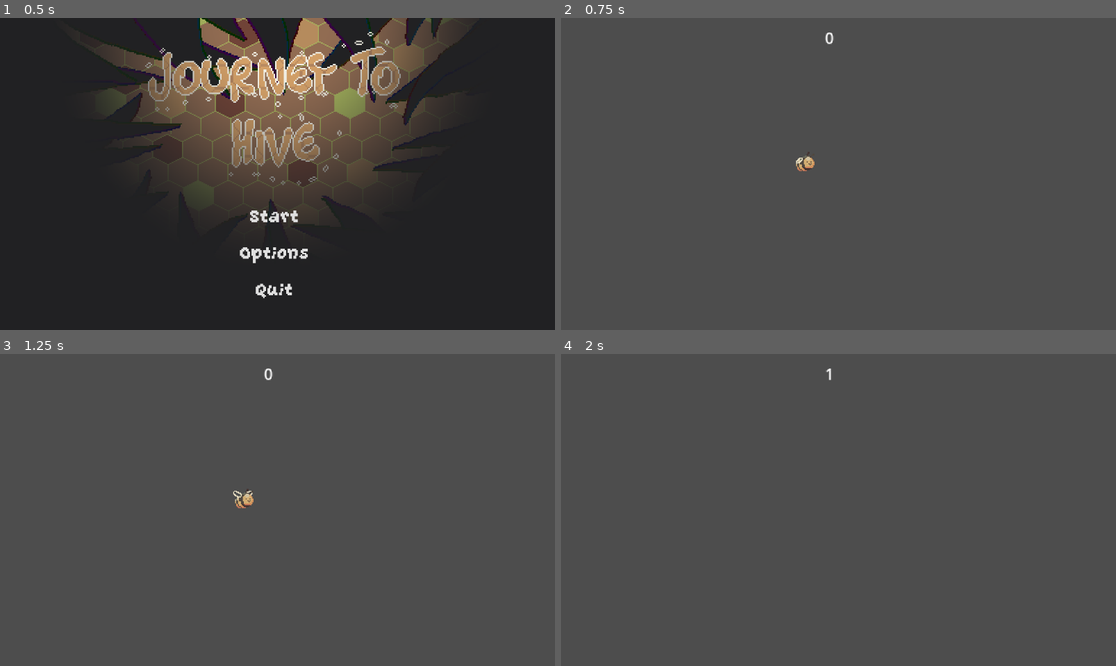
Above: before the commit, frames 1-4 (two rows, left to right).
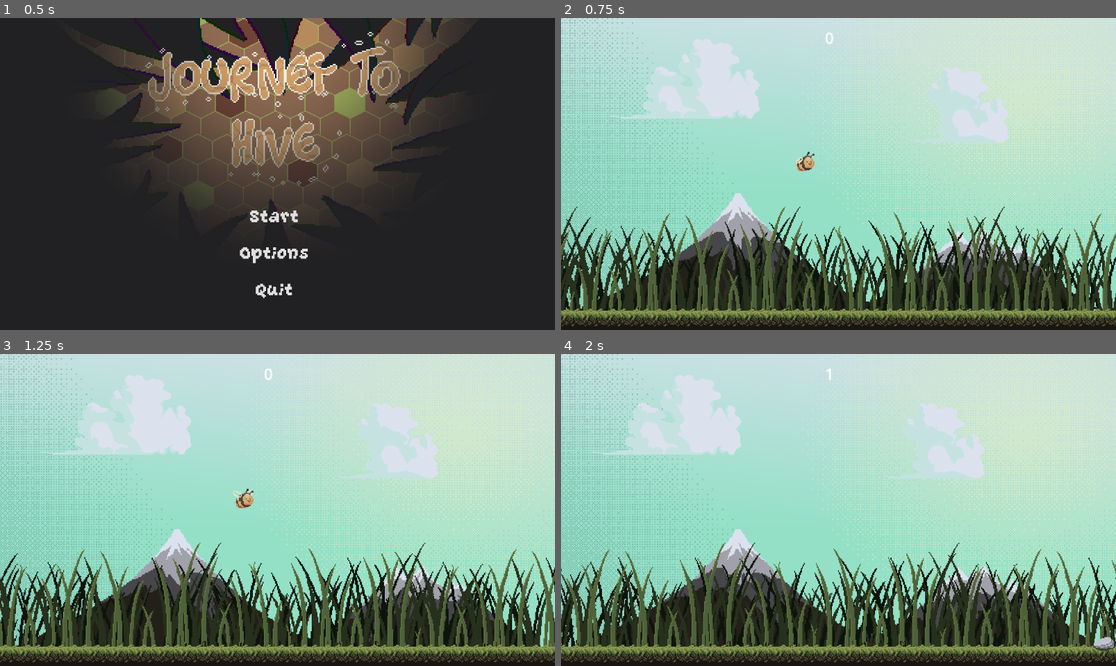
Above: after the commit, the same moments.

Repository: BerkaySzn/Flappy-Bird-v2.0
Game: Godot game, scene res://Scenes/menu/main_menu.tscn
The game is run twice, just before and just after one commit, with the same random seed, the same clock (stepped at 60 frames per second) and the same inputs.
Inputs:
- Up to frame 1 (0.5 s): no input
- Up to frame 2 (0.75 s): click "Start" at 0.5 s
- Up to frame 3 (1.25 s): no input
- Up to frame 4 (2 s): hold W (Up) from 1.28 s (still down)

Frame 1 is identical in both runs. In frame 2, 95% of the frame differs, in the area x 0-100%, y 0-100%; in frame 3, 95%; in frame 4, 95%.
Error in both runs: Invalid access to property or key 'health' on a base object of type 'CharacterBody2D (player.gd)'. (res://killzone.gd:9)

Commit message:
Background Added

Diff:
--- /dev/null
+++ b/Scenes/env_objects/flower_1.tscn
@@ -0,0 +1,8 @@
+[gd_scene load_steps=3 format=3 uid="uid://c1d061pk6vxqs"]
+
+[ext_resource type="Texture2D" uid="uid://cuc4084bes02d" path="res://Assets/Sprite/Background/World Background/Flower1.png" id="1_xxvjc"]
+[ext_resource type="Script" path="res://Scripts/world/env_obj_movement.gd" id="2_ymkhj"]
+
+[node name="flower_1" type="Sprite2D"]
+texture = ExtResource("1_xxvjc")
+script = ExtResource("2_ymkhj")
--- /dev/null
+++ b/Scenes/env_objects/flower_2.tscn
@@ -0,0 +1,8 @@
+[gd_scene load_steps=3 format=3 uid="uid://bby82libuwacw"]
+
+[ext_resource type="Texture2D" uid="uid://b2j28tjnbnnw4" path="res://Assets/Sprite/Background/World Background/Flower2.png" id="1_k66sm"]
+[ext_resource type="Script" path="res://Scripts/world/env_obj_movement.gd" id="2_othe7"]
+
+[node name="flower_2" type="Sprite2D"]
+texture = ExtResource("1_k66sm")
+script = ExtResource("2_othe7")
--- /dev/null
+++ b/Scenes/env_objects/rock_1.tscn
@@ -0,0 +1,8 @@
+[gd_scene load_steps=3 format=3 uid="uid://bb2whbvmxqw1y"]
+
+[ext_resource type="Texture2D" uid="uid://c00xgr4cmfwbt" path="res://Assets/Sprite/Background/World Background/Rock1.png" id="1_lnfp7"]
+[ext_resource type="Script" path="res://Scripts/world/env_obj_movement.gd" id="2_8w78n"]
+
+[node name="rock_1" type="Sprite2D"]
+texture = ExtResource("1_lnfp7")
+script = ExtResource("2_8w78n")
--- /dev/null
+++ b/Scenes/env_objects/rock_2.tscn
@@ -0,0 +1,8 @@
+[gd_scene load_steps=3 format=3 uid="uid://b3ayng6aqo74x"]
+
+[ext_resource type="Texture2D" uid="uid://cqb8tiavk8kab" path="res://Assets/Sprite/Background/World Background/Rock2.png" id="1_yu5oe"]
+[ext_resource type="Script" path="res://Scripts/world/env_obj_movement.gd" id="2_y5ikk"]
+
+[node name="rock_2" type="Sprite2D"]
+texture = ExtResource("1_yu5oe")
+script = ExtResource("2_y5ikk")
--- /dev/null
+++ b/Scenes/env_objects/rock_3.tscn
@@ -0,0 +1,8 @@
+[gd_scene load_steps=3 format=3 uid="uid://5kj5j0nsvtf5"]
+
+[ext_resource type="Texture2D" uid="uid://d02v7dm0o2ham" path="res://Assets/Sprite/Background/World Background/Rock3.png" id="1_fe1x0"]
+[ext_resource type="Script" path="res://Scripts/world/env_obj_movement.gd" id="2_t7tnh"]
+
+[node name="rock_3" type="Sprite2D"]
+texture = ExtResource("1_fe1x0")
+script = ExtResource("2_t7tnh")
--- a/Scenes/world/world.tscn
+++ b/Scenes/world/world.tscn
@@ -13,6 +13,26 @@
 [ext_resource type="PackedScene" uid="uid://b8v5sapqdf2oh" path="res://Scenes/walls/spiderup.tscn" id="8_2v2vy"]
 [ext_resource type="PackedScene" uid="uid://de46wyk3bxy26" path="res://Scenes/walls/littleup.tscn" id="9_gwltc"]
 [ext_resource type="PackedScene" uid="uid://cd1ss1t6j5dms" path="res://Scenes/walls/littledown.tscn" id="10_cv0gm"]
+[ext_resource type="Texture2D" uid="uid://k7vrik6qnxjm" path="res://Assets/Sprite/Background/World Background/sky.png" id="14_3ogqv"]
+[ext_resource type="Texture2D" uid="uid://crf41nv5jqhm" path="res://Assets/Sprite/Background/World Background/Ground.png" id="14_co8tq"]
+[ext_resource type="Script" path="res://Scripts/world/GrassBg2.gd" id="14_dbylw"]
+[ext_resource type="Texture2D" uid="uid://04rs0p8mkoo" path="res://Assets/Sprite/Background/World Background/Mountain1.png" id="14_jnxmh"]
+[ext_resource type="Script" path="res://Scripts/world/Ground.gd" id="14_v2452"]
+[ext_resource type="Script" path="res://Scripts/world/GrassBg1.gd" id="14_xafin"]
+[ext_resource type="Texture2D" uid="uid://1plouh8hdh8x" path="res://Assets/Sprite/Background/World Background/grass-bg3.png" id="15_lglvv"]
+[ext_resource type="Texture2D" uid="uid://b0g587a068m2r" path="res://Assets/Sprite/Background/World Background/Mountain2.png" id="15_w2aej"]
+[ext_resource type="Texture2D" uid="uid://g7merxvjxra5" path="res://Assets/Sprite/Background/World Background/grass-bg2.png" id="15_w86my"]
+[ext_resource type="Script" path="res://Scripts/world/Cloud1.gd" id="16_nttxl"]
+[ext_resource type="Script" path="res://Scripts/world/env_object_spawner.gd" id="16_rmjqr"]
+[ext_resource type="Script" path="res://Scripts/world/Cloud2.gd" id="16_sstdg"]
+[ext_resource type="PackedScene" uid="uid://c1d061pk6vxqs" path="res://Scenes/env_objects/flower_1.tscn" id="17_p4g62"]
+[ext_resource type="Texture2D" uid="uid://cyhmsr3yrdmc8" path="res://Assets/Sprite/Background/World Background/Cloud1.png" id="17_r8r2i"]
+[ext_resource type="Texture2D" uid="uid://rssqv5fv07ai" path="res://Assets/Sprite/Background/World Background/Cloud2.png" id="17_xsxul"]
+[ext_resource type="PackedScene" uid="uid://bby82libuwacw" path="res://Scenes/env_objects/flower_2.tscn" id="18_jx51c"]
+[ext_resource type="PackedScene" uid="uid://bb2whbvmxqw1y" path="res://Scenes/env_objects/rock_1.tscn" id="19_ryibq"]
+[ext_resource type="PackedScene" uid="uid://b3ayng6aqo74x" path="res://Scenes/env_objects/rock_2.tscn" id="20_qy5yd"]
+[ext_resource type="PackedScene" uid="uid://5kj5j0nsvtf5" path="res://Scenes/env_objects/rock_3.tscn" id="21_aqp0v"]
+[ext_resource type="Texture2D" uid="uid://cjg1njrgierw" path="res://Assets/Sprite/Background/World Background/grass-bg1.png" id="22_6yk40"]
 
 [sub_resource type="RectangleShape2D" id="RectangleShape2D_1q5dx"]
 size = Vector2(663, 20)
@@ -60,3 +80,116 @@
 [node name="Score" parent="." instance=ExtResource("6_l620p")]
 top_level = true
 metadata/_edit_group_ = true
+
+[node name="Sky" type="ParallaxBackground" parent="."]
+
+[node name="ParallaxLayer" type="ParallaxLayer" parent="Sky"]
+
+[node name="Sky2" type="Sprite2D" parent="Sky/ParallaxLayer"]
+position = Vector2(522, 458)
+scale = Vector2(1.3, 1.3)
+texture = ExtResource("14_3ogqv")
+metadata/_edit_lock_ = true
+
+[node name="Mountains" type="ParallaxBackground" parent="."]
+
+[node name="ParallaxLayer" type="ParallaxLayer" parent="Mountains"]
+
+[node name="Mountain1" type="Sprite2D" parent="Mountains/ParallaxLayer"]
+position = Vector2(411.25, 542.75)
+scale = Vector2(1.08055, 1.21028)
+texture = ExtResource("14_jnxmh")
+
+[node name="Mountain2" type="Sprite2D" parent="Mountains/ParallaxLayer"]
+position = Vector2(673, 561.75)
+scale = Vector2(1.15, 1.25342)
+texture = ExtResource("15_w2aej")
+
+[node name="Cloud2" type="ParallaxBackground" parent="."]
+script = ExtResource("16_sstdg")
+
+[node name="ParallaxLayer" type="ParallaxLayer" parent="Cloud2"]
+motion_mirroring = Vector2(710, 0)
+
+[node name="Cloud2" type="Sprite2D" parent="Cloud2/ParallaxLayer"]
+position = Vector2(652, 386)
+texture = ExtResource("17_xsxul")
+
+[node name="Cloud1" type="ParallaxBackground" parent="."]
+script = ExtResource("16_nttxl")
+
+[node name="ParallaxLayer" type="ParallaxLayer" parent="Cloud1"]
+motion_mirroring = Vector2(800, 0)
+
+[node name="Cloud1" type="Sprite2D" parent="Cloud1/ParallaxLayer"]
+position = Vector2(367, 359)
+texture = ExtResource("17_r8r2i")
+
+[node name="GrassBg2" type="ParallaxBackground" parent="."]
+script = ExtResource("14_dbylw")
+
+[node name="ParallaxLayer" type="ParallaxLayer" parent="GrassBg2"]
+motion_mirroring = Vector2(819, 0)
+
+[node name="Grass-bg3" type="Sprite2D" parent="GrassBg2/ParallaxLayer"]
+position = Vector2(205, 552.5)
+scale = Vector2(1, 0.9)
+texture = ExtResource("15_lglvv")
+
+[node name="Grass-bg4" type="Sprite2D" parent="GrassBg2/ParallaxLayer"]
+position = Vector2(615.27, 552.5)
+scale = Vector2(1, 0.9)
+texture = ExtResource("15_lglvv")
+
+[node name="GrassBg1" type="ParallaxBackground" parent="."]
+script = ExtResource("14_xafin")
+
+[node name="ParallaxLayer" type="ParallaxLayer" parent="GrassBg1"]
+motion_mirroring = Vector2(897, 0)
+
+[node name="Grass-bg2" type="Sprite2D" parent="GrassBg1/ParallaxLayer"]
+position = Vector2(229, 547)
+scale = Vector2(1, 0.948276)
+texture = ExtResource("15_w86my")
+
+[node name="Grass-bg3" type="Sprite2D" parent="GrassBg1/ParallaxLayer"]
+position = Vector2(672, 547)
+scale = Vector2(1, 0.948)
+texture = ExtResource("15_w86my")
+
+[node name="env_object_spawner" type="Node2D" parent="."]
+script = ExtResource("16_rmjqr")
+flower1_scene = ExtResource("17_p4g62")
+flower2_scene = ExtResource("18_jx51c")
+rock1_scene = ExtResource("19_ryibq")
+rock2_scene = ExtResource("20_qy5yd")
+rock3_scene = ExtResource("21_aqp0v")
+
+[node name="SpawnTimer" type="Timer" parent="env_object_spawner"]
+
+[node name="Ground" type="ParallaxBackground" parent="."]
+script = ExtResource("14_v2452")
+
+[node name="ground_grass" type="ParallaxLayer" parent="Ground"]
+motion_mirroring = Vector2(896, 0)
+
+[node name="Grass-bg1" type="Sprite2D" parent="Ground/ground_grass"]
+position = Vector2(224, 552)
+texture = ExtResource("22_6yk40")
+
+[node name="Grass-bg2" type="Sprite2D" parent="Ground/ground_grass"]
+position = Vector2(672, 552)
+texture = ExtResource("22_6yk40")
+
+[node name="ground" type="ParallaxLayer" parent="Ground"]
+motion_mirroring = Vector2(910, 0)
+
+[node name="GroundSprite" type="Sprite2D" parent="Ground/ground"]
+position = Vector2(229, 609)
+texture = ExtResource("14_co8tq")
+
+[node name="GroundSprite2" type="Sprite2D" parent="Ground/ground"]
+position = Vector2(684, 609)
+texture = ExtResource("14_co8tq")
+
+[connection signal="timeout" from="env_object_spawner/SpawnTimer" to="env_object_spawner" method="_on_spawn_timer_timeout"]
--- a/Scripts/player/player.gd
+++ b/Scripts/player/player.gd
@@ -12,7 +12,7 @@
 
 func _physics_process(delta):
 	var direction = Input.get_axis("Up", "Down")
-	print(direction)
+	#print(direction)
 	if direction:
 		velocity.y = direction * SPEED
 	else:
--- /dev/null
+++ b/Scripts/world/Cloud1.gd
@@ -0,0 +1,4 @@
+extends ParallaxBackground
+
+func _process(delta):
+	scroll_base_offset -= Vector2(30,0) * delta
--- /dev/null
+++ b/Scripts/world/Cloud2.gd
@@ -0,0 +1,4 @@
+extends ParallaxBackground
+
+func _process(delta):
+	scroll_base_offset -= Vector2(40,0) * delta
--- /dev/null
+++ b/Scripts/world/GrassBg1.gd
@@ -0,0 +1,4 @@
+extends ParallaxBackground
+
+func _process(delta):
+	scroll_base_offset -= Vector2(75,0) * delta
--- /dev/null
+++ b/Scripts/world/GrassBg2.gd
@@ -0,0 +1,4 @@
+extends ParallaxBackground
+
+func _process(delta):
+	scroll_base_offset -= Vector2(50,0) * delta
--- /dev/null
+++ b/Scripts/world/Ground.gd
@@ -0,0 +1,4 @@
+extends ParallaxBackground
+
+func _process(delta):
+	scroll_base_offset -= Vector2(100,0) * delta
--- /dev/null
+++ b/Scripts/world/env_obj_movement.gd
@@ -0,0 +1,8 @@
+extends Sprite2D
+
+@export var speed = 50
+
+func _process(delta):
+	position.x -= speed * delta
+	if position.x < 190:
+		queue_free()
--- /dev/null
+++ b/Scripts/world/env_object_spawner.gd
@@ -0,0 +1,34 @@
+extends Node2D
+
+@export var flower1_scene = PackedScene
+@export var flower2_scene = PackedScene
+@export var rock1_scene = PackedScene
+@export var rock2_scene = PackedScene
+@export var rock3_scene = PackedScene
+
+var object_list = []
+var random_scene: PackedScene
+
+var timer: Timer
+var time_check = true
+
+func _ready():
+	object_list = [flower1_scene, flower2_scene, rock1_scene, rock2_scene, rock3_scene]
+	timer = $SpawnTimer
+
+func _process(delta):
+	if time_check:
+		time_check = false
+		timer.wait_time = randi_range(1, 3)
+		timer.start()
+
+func _on_spawn_timer_timeout():
+	if !time_check:
+		time_check = true
+		random_scene = object_list[randi() % object_list.size()]
+
+		var instance = random_scene.instantiate()
+
+		# Set the position of the new instance to the specified location
+		instance.position = Vector2(820, 597)
+		add_child(instance)
Binary file added: Assets/Sprite/Background/World Background/Cloud1.png
Not shown, added: Assets/Sprite/Background/World Background/Cloud1.png.import
Binary file added: Assets/Sprite/Background/World Background/Cloud2.png
Not shown, added: Assets/Sprite/Background/World Background/Cloud2.png.import
Binary file added: Assets/Sprite/Background/World Background/Flower1.png
Not shown, added: Assets/Sprite/Background/World Background/Flower1.png.import
Binary file added: Assets/Sprite/Background/World Background/Flower2.png
Not shown, added: Assets/Sprite/Background/World Background/Flower2.png.import
Binary file added: Assets/Sprite/Background/World Background/Foreground Grass/grass-double.png
Not shown, added: Assets/Sprite/Background/World Background/Foreground Grass/grass-double.png.import
Binary file added: Assets/Sprite/Background/World Background/Foreground Grass/grass-left1.png
Not shown, added: Assets/Sprite/Background/World Background/Foreground Grass/grass-left1.png.import
(and 37 more such lines)
